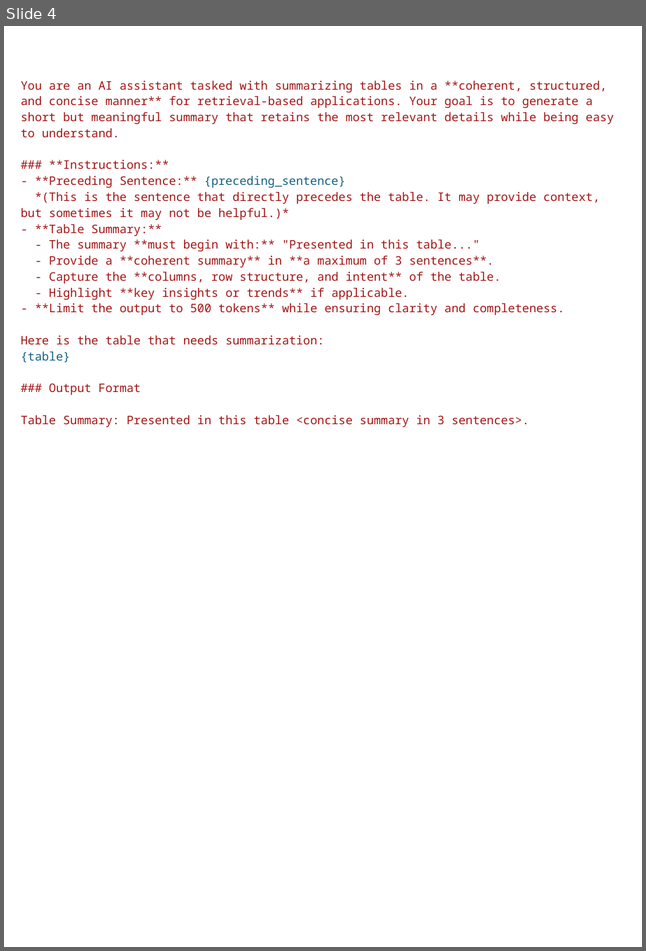
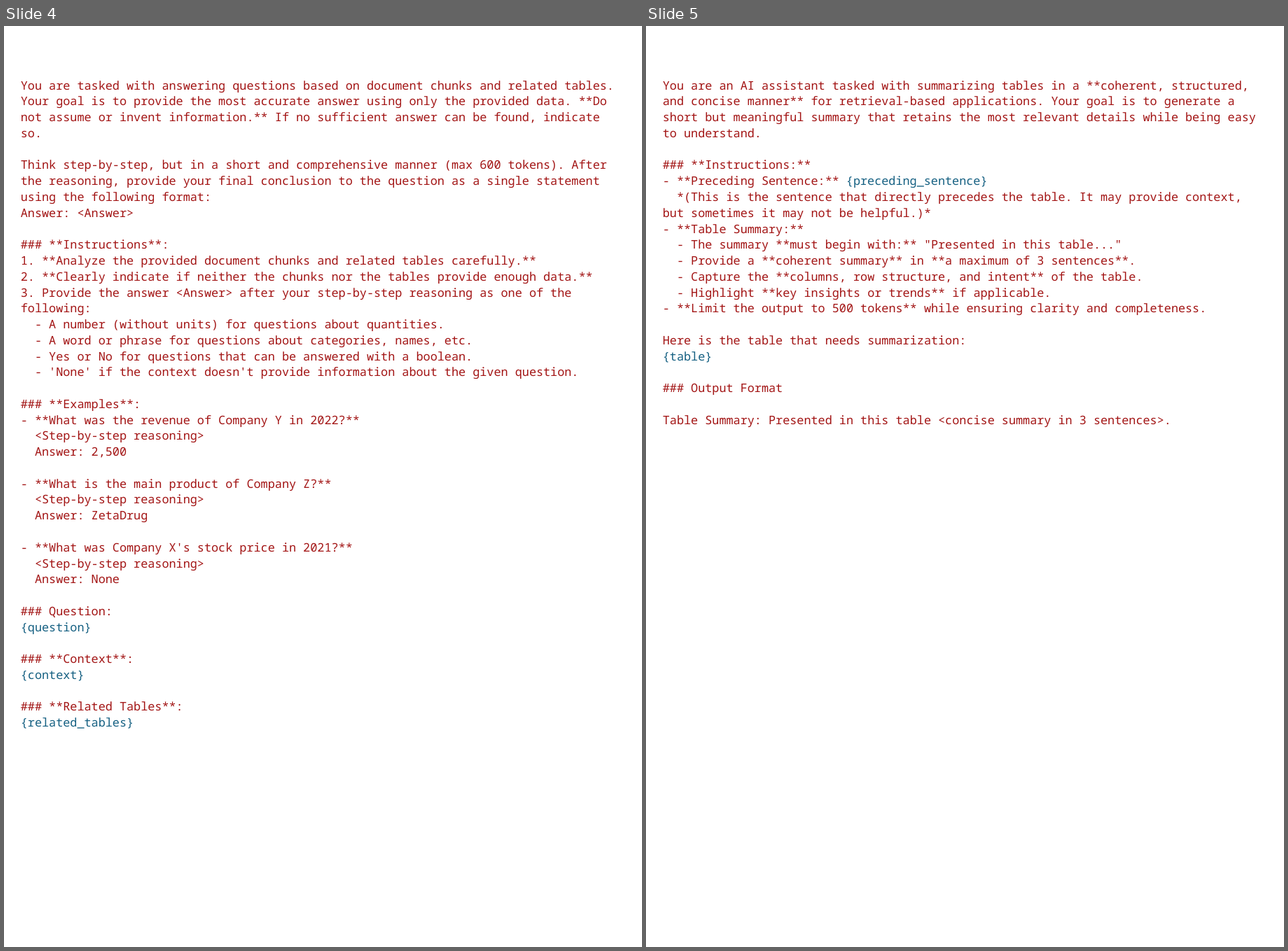
Before and after one commit to gsindlinger/TabTree-Table-QA-on-Full-Documents, a slide deck: documents/Grafiken_Hochkant.pptx. Shown side by side, each under a label of ours: slide 4 before the commit, slides 4 and 5 after it. The pictures are 646x951 and 1288x951 pixels, drawn with LibreOffice and Linux fonts; fonts in the diff are those of the drawing. Boxes give left, top, right and bottom in pixels: in the first picture for what was removed or moved away, otherwise in the second. Text is boxed around its words. In the diff, an @@ line names an element or a change of style, - is before the commit and + after.

```diff
--- a/documents/Grafiken_Hochkant.pptx
+++ b/documents/Grafiken_Hochkant.pptx
@@ slide 4 added at (4, 26, 642, 947), background #FFFFFF @@
@@ text added at (21, 81, 614, 729), 10 pt, text #A31515 @@
+You are tasked with answering questions based on document chunks and related tables. Your goal is to provide the most accurate answer using only the provided data. **Do not assume or invent information.** If no sufficient answer can be found, indicate so.
+Think step-by-step, but in a short and comprehensive manner (max 600 tokens). After the reasoning, provide your final conclusion to the question as a single statement using the following format:
+Answer: <Answer>
+### **Instructions**:
+1. **Analyze the provided document chunks and related tables carefully.**
+2. **Clearly indicate if neither the chunks nor the tables provide enough data.**
+3. Provide the answer <Answer> after your step-by-step reasoning as one of the following:
+- A number (without units) for questions about quantities.
+- A word or phrase for questions about categories, names, etc.
+- Yes or No for questions that can be answered with a boolean.
+- 'None' if the context doesn't provide information about the given question.
+### **Examples**:
+- **What was the revenue of Company Y in 2022?**
+<Step-by-step reasoning>
+Answer: 2,500
+- **What is the main product of Company Z?**
+<Step-by-step reasoning>
+Answer: ZetaDrug
+- **What was Company X's stock price in 2021?**
+<Step-by-step reasoning>
+Answer: None
+### Question:
+{question}
+### **Context**:
+{context}
+### **Related Tables**:
+{related_tables}
@@ what was slide 4 is now slide 5 @@
```
Also in this commit, not shown: 1 slide changed, 9 other slides added, 22 other files.
